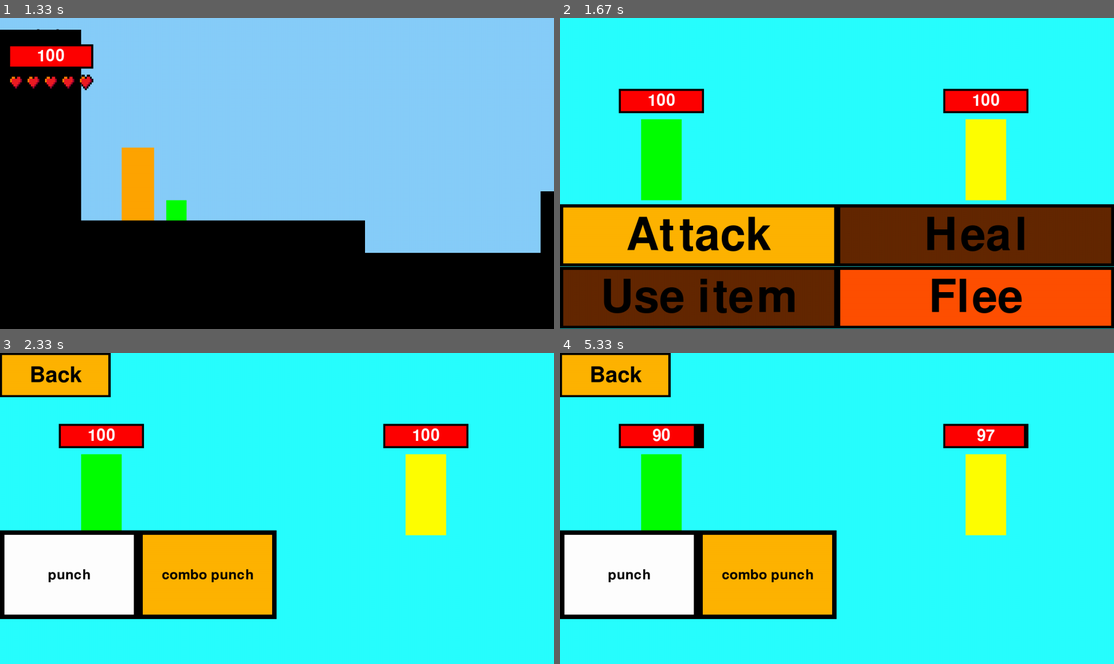
Above: before the commit, frames 1-4 (two rows, left to right).
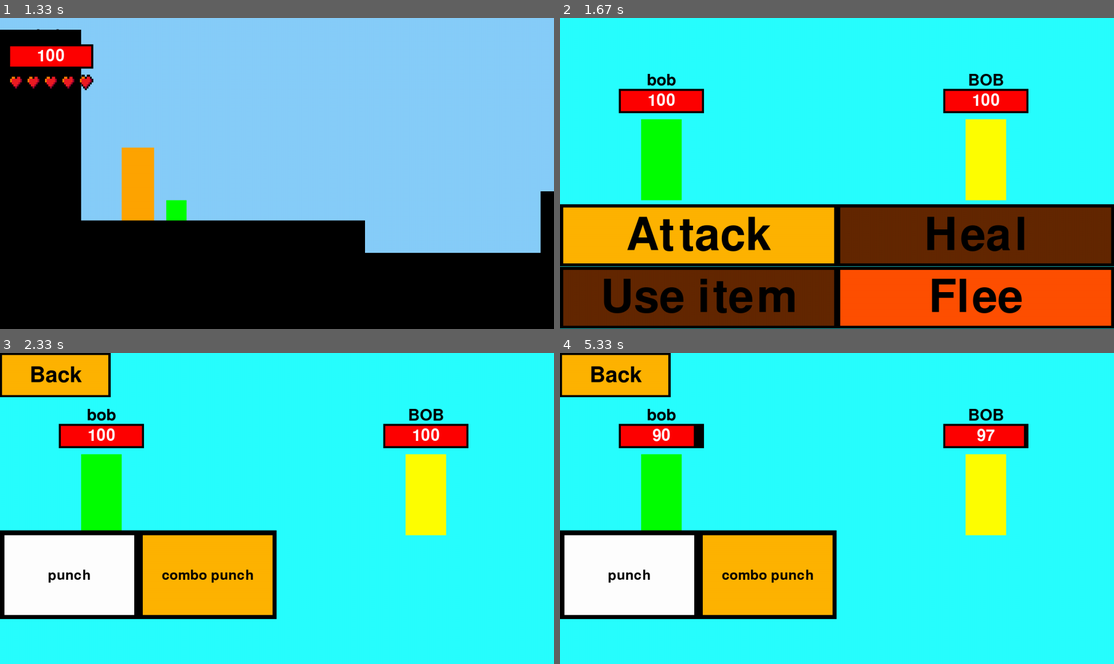
Above: after the commit, the same moments.

Repository: cast-hen/titanic_escape
Game: pygame game, started from main.py
Two runs of this game, one before a commit and one after it. Both use one fixed random seed, a clock stepped at 60 frames per second and the inputs below.
Inputs (mouse positions are in pixels of both pictures, inside the frame that each line leads up to):
- Up to frame 1 (1.33 s): click (277, 173) at 0.38 s; tap Enter at 0.67 s
- Up to frame 2 (1.67 s): hold A from 1.57 s (still down); move the mouse to (692, 269) at 1.6 s
- Up to frame 3 (2.33 s): release A at 2.03 s; click (99, 552) at 2.12 s
- Up to frame 4 (5.33 s): click "combo punch" at 2.45 s; click (792, 489) at 3.98 s; click (637, 583) at 5.12 s

Frame 1 is identical in both runs. In frame 2, 0.3% of the frame differs, in the area x 15-80%, y 17-22%; in frame 3, 0.9%, in the area x 0-80%, y 17-85%; in frame 4, 0.9%.

Commit message:
herschrijven

Diff:
--- a/fighting_functions.py
+++ b/fighting_functions.py
@@ -29,6 +29,15 @@
         # Print de tekst op de kaart
         textPrint(self.description, 20, 'white', (x, y + 150))
         textPrint(self.name, 35, 'white', (x, y - 200))
+
+
+punch = move("punch", "Hits the opponent for 10 damage", "")
+comboPunch = move("combo punch", "Hits the opponent a \n random number of times", "")
+enrage = move("enrage", "Increases your damage on \n the next 3 turns", "")
+poison = move("poison", "poisons your opponent to \n take damage over time", "")
+lifeSteal = move("life steal", "Damages your opponent \n and gives you 30% back \n as health", "")
+block = move("block", "Blocks your opponents \n next attack", "")
+movesList = [punch, comboPunch, enrage, poison, lifeSteal, block]
 
 
 def fight(enemy, player, screen):
@@ -44,25 +53,24 @@
         Draws the fighting scene
         return: none
         """
-        #draws the background
         screen.fill((40, 255, 255))
-        #draws the player and the enemy
+        #Draws the player and the enemy
         pygame.draw.rect(screen, (0, 255, 0), pygame.Rect(200, 250, 100, 200))
         pygame.draw.rect(screen, enemy.colour, pygame.Rect(1000, 250, 100, 200))
-        #draws the healthbars
+        #Draws the healthbars
         pygame.draw.rect(screen, (0, 0, 0), pygame.Rect(145, 175, 210, 60))
         pygame.draw.rect(screen, (0, 0, 0), pygame.Rect(945, 175, 210, 60))
         pygame.draw.rect(screen, (255, 0, 0), pygame.Rect(150, 180, 200 * (playerCurrentHealth / player.maxHitpoints), 50))
         pygame.draw.rect(screen, (255, 0, 0), pygame.Rect(950, 180, 200 * (enemyCurrentHealth / enemy.hitpoints), 50))
-        healthFont = pygame.font.Font("freesansbold.ttf", 40)
-        healthTextPlayer = healthFont.render(str(playerCurrentHealth), True, (255, 255, 255))
-        healthTextEnemy = healthFont.render(str(enemyCurrentHealth), True, (255, 255, 255))
-        healthTextPlayerRect = healthTextPlayer.get_rect()
-        healthTextEnemyRect = healthTextEnemy.get_rect()
-        healthTextPlayerRect.center = (250, 205)
-        healthTextEnemyRect.center = (1050, 205)
-        screen.blit(healthTextPlayer, healthTextPlayerRect)
-        screen.blit(healthTextEnemy, healthTextEnemyRect)
+        #The health numbers and names
+        textPrint(str(playerCurrentHealth), 40, 'white', (250, 205))
+        textPrint(str(enemyCurrentHealth), 40, 'white', (1050, 205))
+        textPrint(player.name, 40, 'black', (250, 155))
+        textPrint(enemy.name, 40, 'black', (1050, 155))
+
+        pygame.display.update()
+
+
     def scrollText(text, colour, location, size, scrollTime):
         """
         Scrolls a given text across the screen for a given time
@@ -70,7 +78,7 @@
         colour: the colour of the text as 3 integers
         location: the location of the text as a string with 2 options: "player" or "enemy"
         size: "the size of the text as an integer"
-        scrollTime: the ammount of time the text will scroll for as an integer
+        scrollTime: the amount of time the text will scroll for as an integer
         return: none
         """
         #sets the text to be scrolled
@@ -89,7 +97,8 @@
             time.sleep(0.01)
         #resets the screen
         draw_scene()
-        pygame.display.update()
+
+
     def blocked(location):
         """
         Function to show an attack has been blocked
@@ -187,9 +196,9 @@
                     for i in range(0, 4):
                         if (page * 4) + i < len(player.moveset):
                             if  player.moveset[page * 4 + i].name == "block" and playerBlocks == 0:
-                                moveButton = button(int((width / 4) * i), int((height / 7) * 4), int(width / 4), int((height / 7) * 2), (100, 40, 0), (100, 40, 0), player.moveset[(page * 4) + i].name, (0, 0, 0), width // 40,(0, 0, 0))
+                                moveButton = button(width / 4 * i, height / 7 * 4, width / 4, height / 7 * 2, (100, 40, 0), (100, 40, 0), player.moveset[(page * 4) + i].name, (0, 0, 0), width // 40,(0, 0, 0))
                             else:
-                                moveButton = button(int((width / 4) * i), int((height / 7) * 4), int(width / 4), int((height / 7) * 2), (255, 180, 0), (255, 255, 255), player.moveset[(page * 4) + i].name, (0, 0, 0), width // 40, (0, 0, 0))
+                                moveButton = button(width / 4 * i, height / 7 * 4, width / 4, height / 7 * 2, (255, 180, 0), (255, 255, 255), player.moveset[(page * 4) + i].name, (0, 0, 0), width // 40, (0, 0, 0))
                             if button.check(moveButton, mouseDown, screen) and not(player.moveset[page * 4 + i].name == "block" and playerBlocks == 0):
                                 move = player.moveset[page * 4 + i].name
                                 done = True
@@ -282,7 +291,7 @@
                 pygame.Surface.set_alpha(dimSurface, 150)
                 pygame.Surface.blit(screen, dimSurface)
 
-                pygame.draw.rect(screen, (255, 180, 0), [int(width / 3), int(height / 3), int(width / 3), int(height / 3)])
+                pygame.draw.rect(screen, (255, 180, 0), [width / 3, height / 3, width / 3, height / 3])
                 textPrint("Are you sure you want to leave?", width // 50, 'black', (width / 2, (height / 12) * 5))
                 confirmButton = button(width / 3, height / 2, width / 6, height / 6, (255, 80, 0), (255, 255, 255), "confirm", (0, 0, 0), width // 30,  (0, 0, 0))
                 cancelButton = button(width / 2, height / 2, width / 6, height / 6, (255, 80, 0),(255, 255, 255), "cancel", (0, 0, 0), width // 30, (0, 0, 0))
@@ -414,7 +423,7 @@
                 enrageTurnsLeftEnemy -= 1
                 if enrageTurnsLeftEnemy == 0:
                     damageMultiplierEnemy /= 1.5
-            #damages the player and removes a turn if theyre poisoned
+            #damages the player and removes a turn if they're poisoned
             if poisonTurnsLeftPlayer > 0 and playerCurrentHealth > 0:
                 time.sleep(0.5)
                 damage = int(1 / enemyCurrentHealth / enemy.hitpoints + 4)
--- a/main.py
+++ b/main.py
@@ -6,20 +6,13 @@
 import pygame
 import time
 
+pygame.init()
 screen = pygame.display.set_mode((1366, 768), pygame.FULLSCREEN)
 WIDTH, HEIGHT = pygame.display.get_window_size()
 running = True
-pygame.init()
-punch = move("punch", "Hits the opponent for 10 damage", "")
-comboPunch = move("combo punch", "Hits the opponent a \n random number of times", "")
-enrage = move("enrage", "Increases your damage on \n the next 3 turns", "")
-poison = move("poison", "poisons your opponent to \n take damage over time", "")
-lifeSteal = move("life steal", "Damages your opponent \n and gives you 30% back \n as health", "")
-block = move("block", "Blocks your opponents \n next attack", "")
-movesList = [punch, comboPunch, enrage, poison, lifeSteal, block]
+state = "Menu"
+
 player = character("bob", 5, (0, 255, 0), 100, 100, [punch, comboPunch], [], 5)
-
-state = "Menu"
 
 
 while running:
@@ -27,12 +20,9 @@
         screen.fill('black')
         player.lives, player.hitpoints, items = (5, 100, [])
         state, player.name = menu(player.name)
-    for event in pygame.event.get():
-        if event.type == pygame.QUIT:
-            running = False
 
     # Hoofd code:
-    if state == "begin":
+    elif state == "begin":
         state = parkour(player)
         if type(state) == enemy:
             encounter = state
@@ -51,10 +41,12 @@
                     state = nieuweAanval
             else:
                 state = result
-    if state == "quit":
+
+    elif state == "quit":
         running = False
 
-
-    pygame.display.update()
+    for event in pygame.event.get():
+        if event.type == pygame.QUIT:
+            running = False
 
 pygame.quit()
--- a/parkour_functies.py
+++ b/parkour_functies.py
@@ -7,8 +7,6 @@
 gravity = 0.6
 screen = pygame.display.set_mode((1366, 768), pygame.FULLSCREEN)
 WIDTH, HEIGHT = pygame.display.get_window_size()
-
-
 
 
 class Objects:
@@ -118,12 +116,130 @@
                 self.randomNumber = random.randint(-self.Randomness, self.Randomness)
                 pos = (self.StartPos[0]  + self.randomNumber, self.StartPos[1])
 
-
-
         TargetPos = pos[0] + self.Direction[0], pos[1] + self.Direction[1]
-
         return TargetPos
 
+
+#All objects
+playerObject = Objects(-90 , 450, 50, 50, 'green', 2, 0, 0, [1], "Player")
+cube1 = Objects(-500, 500, 900, 1500, 'black', 1, 0, 0, [1], "Collider")
+cube2 = Objects(400, 580, 570, 950, 'black', 1, 0, 0, [1], "Collider")
+cube3 = Objects(833, 428, 600, 2430, 'black', 1, 0, 0, [1], "Collider")
+cube10 = Objects(-200, 320, 80, 180, 'orange', 1, 0, 0, [1], enemy("BOB", (255, 255, 0), 100, ["punch"], 0))
+
+cube5 = Objects(461, 581, 412, 500, 'black', 1, 0, 0, [2], "Collider")
+cube7 = Objects(-700, 428, 887, 500, 'black', 1, 0, 0, [2], "Collider")
+cube8 = Objects(1109, 481, 350, 500, 'black', 1, 0, 0, [2], "Collider")
+cube6 = Objects(700, 300, 131, 58, 'black', 1, 0, 0, [2], "Collider")
+cube4 = Objects(344, 100, 213, 15, 'black', 1, 0, 0, [2], "Collider")
+
+cube9 = Objects(564, 116, 3500, 2000, 'black', 1, 0, 0, [4], "Collider")
+cube11 = Objects(-500, 530, 576, 500, 'black', 1, 0, 0, [4], "Collider")
+cube12 = Objects(365, 420, 313, 500, 'black', 1, 0, 0, [4], "Collider")
+cube13 = Objects(365, 430, 313, 54, 'black', 1, 0, 0, [4], "Collider")
+cube14 = Objects(22, 200, 150, 54, 'black', 1, 0, 0, [4], "Collider")
+cube15 = Objects(-417, 93, 150, 20, 'black', 1, 0, 0, [4], "Collider")
+
+cube16 = Objects(-550, 29, 250, 571, 'black', 1, 0, 0, [1], "Collider")
+
+cube17  = Objects(-500, 130, 218, 1000, 'black', 1, 0, 0, [5], "Collider")
+cube18 =  Objects(-326, 400, 284, 500, 'black', 1, 0, 0, [5], "Collider")
+cube19 =  Objects(69, 200, 1000, 30, 'black', 1, 0, 0, [5], "Collider")
+cube20 =  Objects(430, 467, 70, 500, 'black', 1, 0, 0, [5], "Collider")
+cube21 =  Objects(70, 630, 70, 500, 'black', 1, 0, 0, [5], "Collider")
+cube22 = Objects(850, 620, 110, 500, 'black', 1, 0, 0, [5], "Collider")
+cube23 = Objects(1223, 400, 200, 500, 'black', 1, 0, 0, [5], "Collider")
+
+cube24 = Objects(-500, 410, 200, 700, 'black', 1, 0, 0, [6], "Collider")
+cube25 = Objects(-27, 544, 150, 300, 'black', 1, 0, 0, [6], "Collider")
+cube26 = Objects(425, 431, 150, 400, 'black', 1, 0, 0, [6], "Collider")
+cube27 = Objects(828, 250, 150, 800, 'black', 1, 0, 0, [6], "Collider")
+cube28 = Objects(1200, 380, 200, 500, 'black', 1, 0, 0, [6], "Collider")
+
+cube29 = Objects(-500, 415, 300, 500, 'black', 1, 0, 0, [7], "Collider")
+cube30 = Objects(35, 650, 830, 300, 'black', 1, 0, 0, [7], "Collider")
+cube31 = Objects(1100, 430, 300, 500, 'black', 1, 0, 0, [7], "Collider")
+
+cube32 = Objects(-500, 435, 300, 500, 'black', 1, 0, 0, [8], "Collider")
+cube33 = Objects(-206, 525, 540, 400, 'black', 1, 0, 0, [8], "Collider")
+cube34 = Objects(250, 630, 1500, 300, 'black', 1, 0, 0, [8], "Collider")
+cube35 = Objects(1150, 0, 400, 440, 'black', 1, 0, 0, [8], "Collider")
+
+cube36 = Objects(-500, 635, 2500, 445, 'black', 1, 0, 0, [10], "Collider")
+cube37 = Objects(-200, 530, 470, 180, 'black', 1, 0, 0, [10], "Collider")
+cube38 = Objects(125, 365, 525, 325, 'black', 1, 0, 0, [10], "Collider")
+cube39 = Objects(625, 500, 430, 250, 'black', 1, 0, 0, [10], "Collider")
+cube40 = Objects(1025, 280, 400, 475, 'black', 1, 0, 0, [10], "Collider")
+
+cube41 = Objects(460, 0, 60, 60, 'red', 1, 0, 0, [10], MoveObject((460, -100), (460, 2000), 0.5, 10, False, 100))
+cube42 = Objects(1050, 600, 60, 60, 'red', 1, 0, 0, [10], MoveObject((1050, -100), (1050, 2000), 0.4, 10, False, 100))
+cube43 = Objects(150, 300, 60, 60, 'red', 1, 0, 0, [10], MoveObject((150, -100), (150, 2000), 0.6, 10, False, 100))
+
+cube44 = Objects(-500, 285, 400, 600, 'black', 1, 0, 0, [11], "Collider")
+cube45 = Objects(216, 400, 475, 370, 'black', 1, 0, 0, [11], "Collider")
+cube48 = Objects(1050, 500, 350, 300, 'black', 1, 0, 0, [11], "Collider")
+
+cube46 = Objects(0, -100, 60, 60, 'red', 1, 0, 0, [11], MoveObject((0, -100), (0, 2000), 1, 10, False, 0))
+cube47 = Objects(50, -250, 60, 60, 'red', 1, 0, 0, [11], MoveObject((50, -100), (50, 2000), 1, 10, False, 0))
+cube49 = Objects(790, -100, 150, 150, 'red', 1, 0, 0, [11], MoveObject((790, -100), (790, 2000), 0.8, 10, False, 0))
+cube50 = Objects(800, 1000, 150, 150, 'red', 1, 0, 0, [11], MoveObject((790, -100), (790, 2000), 0.8, 10, False, 0))
+
+cube51 = Objects(-500, 505, 350, 300, 'black', 1, 0, 0, [12], "Collider")
+cube52 = Objects(-160, 575, 600, 250, 'black', 1, 0, 0, [12], "Collider")
+cube53 = Objects(285, 480, 540, 290, 'black', 1, 0, 0, [12], "Collider")
+cube54 = Objects(335, 0, 150, 350, 'black', 1, 0, 0, [12, 13], "Collider")
+cube55 = Objects(810, 520, 560, 250, 'black', 1, 0, 0, [12], "Collider")
+
+cube56 = Objects(-100, 1000, 50, 50, 'red', 1, 0, 0, [12, 13], MoveObject((-100, -100), (-100, 2000), 0.63, 10, False, 200))
+cube57 = Objects(-100, 1000, 50, 50, 'red', 1, 0, 0, [12, 13], MoveObject((-100, -100), (-100, 2000), 0.73, 10, False, 200))
+cube58 = Objects(-100, 1000, 50, 50, 'red', 1, 0, 0, [12, 13], MoveObject((-100, -100), (-100, 2000), 0.5, 10, False, 200))
+cube59 = Objects(900, 1000, 50, 50, 'red', 1, 0, 0, [12, 13], MoveObject((900, -100), (900, 2000), 0.8, 10, False, 400))
+cube60 = Objects(900, 1000, 50, 50, 'red', 1, 0, 0, [12, 13], MoveObject((900, -100), (900, 2000), 0.75, 10, False, 400))
+cube61 = Objects(900, 1000, 50, 50, 'red', 1, 0, 0, [12, 13], MoveObject((900, -100), (900, 2000), 0.7, 10, False, 400))
+cube62 = Objects(900, 1000, 50, 50, 'red', 1, 0, 0, [12, 13], MoveObject((900, -100), (900, 2000), 0.55, 10, False, 400))
+cube63 = Objects(900, 1000, 50, 50, 'red', 1, 0, 0, [12, 13], MoveObject((900, -100), (900, 2000), 0.65, 10, False, 400))
+
+cube64 = Objects(-500, 525, 250, 300, 'black', 1, 0, 0, [13], "Collider")
+cube65 = Objects(285, 480, 320, 380, 'black', 1, 0, 0, [13], "Collider")
+cube66 = Objects(-50, 360, 150, 500, 'black', 1, 0, 0, [13], "Collider")
+cube67 = Objects(910, 380, 500, 400, 'black', 1, 0, 0, [13], "Collider")
+
+cube68 = Objects(-500, 385, 500, 400, 'black', 1, 0, 0, [14], "Collider")
+cube69 = Objects(222, 450, 130, 30, 'black', 1, 0, 0, [14], "Collider")
+cube70 = Objects(555, 360, 130, 30, 'black', 1, 0, 0, [14], "Collider")
+cube71 = Objects(1165, 650,250 , 500, 'black', 1, 0, 0, [14], "Collider")
+cube72 = Objects(888, 540, 130, 30, 'black', 1, 0, 0, [14], "Collider")
+cube73 = Objects(1165, 0, 250, 350, 'black', 1, 0, 0, [14], "Collider")
+
+cube74 = Objects(227, 1000, 120, 120, 'red', 1, 0, 0, [14], MoveObject((227, -100), (227, 2500), 0.7, 10, False, 0))
+cube75 = Objects(888, 0, 120, 120, 'red', 1, 0, 0, [14], MoveObject((888, -100), (888, 2500), 0.7, 10, False, 0))
+cube76 = Objects(555, 500, 120, 120, 'red', 1, 0, 0, [14], MoveObject((555, -100), (555, 2500), 0.7, 10, False, 0))
+
+cube77 = Objects(-500, 650, 2000, 500, 'black', 1, 0, 0, [15], "Collider")
+cube78 = Objects(-500, 190, 2000, 250, 'black', 1, 0, 0, [15], "Collider")
+cube79 = Objects(-500, 0, 300, 350, 'black', 1, 0, 0, [15], "Collider")
+cube80 = Objects(1100, 0, 300, 350, 'black', 1, 0, 0, [15], "Collider")
+
+cube81 = Objects(400, -500, 50, 50, 'red', 1, 0, 0, [15], MoveObject((400, -100), (400, 190), 4, 10, False, 500))
+cube82 = Objects(400, -500, 50, 50, 'red', 1, 0, 0, [15], MoveObject((400, -100), (400, 190), 4.5, 10, False, 500))
+cube83 = Objects(400, -500, 50, 50, 'red', 1, 0, 0, [15], MoveObject((400, -100), (400, 190), 5.5, 10, False, 500))
+
+# voeg hier nieuwe platformen to zodat ze collision krijgen.
+platforms = [cube1, cube2, cube3, cube4, cube5, cube6, cube7, cube8, cube9, cube10,
+             cube11, cube12, cube13, cube14, cube15, cube16, cube17, cube18, cube19, cube20,
+             cube21, cube22, cube23, cube24, cube25, cube26, cube27, cube28, cube29, cube30,
+             cube31, cube32, cube33, cube34, cube35, cube36, cube37, cube38, cube39, cube40,
+             cube41, cube42, cube43, cube44, cube45, cube46, cube47, cube48, cube49, cube50,
+             cube51, cube52, cube53, cube54, cube55, cube56, cube57, cube58, cube59, cube60,
+             cube61, cube62, cube63, cube64, cube65, cube66, cube67, cube68, cube69, cube70,
+             cube71, cube72, cube73, cube74, cube75, cube76, cube77, cube78, cube79, cube80,
+             cube81, cube82, cube83]
+
+# Other contstants
+clock = pygame.time.Clock()
+fps = 60
+jump_height = -25
+speed = 11
 
 def parkour(player):
     """
@@ -131,11 +247,6 @@
     :param player: The active player
     :return: the new state or the enemy that is encountered
     """
-    clock = pygame.time.Clock()
-    fps = 60
-    gravity = 0.6
-    jump_height = -25
-    speed = 11
     running = True
     scene = 1
     mouseDown = False
@@ -144,120 +255,6 @@
     pos1 = (0, 0)
     CollisionGlitch = True
     InvisibilityFrames = 0
-
-    playerObject = Objects(-90 , 450, 50, 50, 'green', 2, 0, 0, [1], "Player")
-    cube1 = Objects(-500, 500, 900, 1500, 'black', 1, 0, 0, [1], "Collider")
-    cube2 = Objects(400, 580, 570, 950, 'black', 1, 0, 0, [1], "Collider")
-    cube3 = Objects(833, 428, 600, 2430, 'black', 1, 0, 0, [1], "Collider")
-    cube10 = Objects(-200, 320, 80, 180, 'orange', 1, 0, 0, [1], enemy("BOB", (255, 255, 0), 100, ["punch"], 0))
-
-    cube5 = Objects(461, 581, 412, 500, 'black', 1, 0, 0, [2], "Collider")
-    cube7 = Objects(-700, 428, 887, 500, 'black', 1, 0, 0, [2], "Collider")
-    cube8 = Objects(1109, 481, 350, 500, 'black', 1, 0, 0, [2], "Collider")
-    cube6 = Objects(700, 300, 131, 58, 'black', 1, 0, 0, [2], "Collider")
-    cube4 = Objects(344, 100, 213, 15, 'black', 1, 0, 0, [2], "Collider")
-
-    cube9 = Objects(564, 116, 3500, 2000, 'black', 1, 0, 0, [4], "Collider")
-    cube11 = Objects(-500, 530, 576, 500, 'black', 1, 0, 0, [4], "Collider")
-    cube12 = Objects(365, 420, 313, 500, 'black', 1, 0, 0, [4], "Collider")
-    cube13 = Objects(365, 430, 313, 54, 'black', 1, 0, 0, [4], "Collider")
-    cube14 = Objects(22, 200, 150, 54, 'black', 1, 0, 0, [4], "Collider")
-    cube15 = Objects(-417, 93, 150, 20, 'black', 1, 0, 0, [4], "Collider")
-
-    cube16 = Objects(-550, 29, 250, 571, 'black', 1, 0, 0, [1], "Collider")
-
-    cube17  = Objects(-500, 130, 218, 1000, 'black', 1, 0, 0, [5], "Collider")
-    cube18 =  Objects(-326, 400, 284, 500, 'black', 1, 0, 0, [5], "Collider")
-    cube19 =  Objects(69, 200, 1000, 30, 'black', 1, 0, 0, [5], "Collider")
-    cube20 =  Objects(430, 467, 70, 500, 'black', 1, 0, 0, [5], "Collider")
-    cube21 =  Objects(70, 630, 70, 500, 'black', 1, 0, 0, [5], "Collider")
-    cube22 = Objects(850, 620, 110, 500, 'black', 1, 0, 0, [5], "Collider")
-    cube23 = Objects(1223, 400, 200, 500, 'black', 1, 0, 0, [5], "Collider")
-
-    cube24 = Objects(-500, 410, 200, 700, 'black', 1, 0, 0, [6], "Collider")
-    cube25 = Objects(-27, 544, 150, 300, 'black', 1, 0, 0, [6], "Collider")
-    cube26 = Objects(425, 431, 150, 400, 'black', 1, 0, 0, [6], "Collider")
-    cube27 = Objects(828, 250, 150, 800, 'black', 1, 0, 0, [6], "Collider")
-    cube28 = Objects(1200, 380, 200, 500, 'black', 1, 0, 0, [6], "Collider")
-
-    cube29 = Objects(-500, 415, 300, 500, 'black', 1, 0, 0, [7], "Collider")
-    cube30 = Objects(35, 650, 830, 300, 'black', 1, 0, 0, [7], "Collider")
-    cube31 = Objects(1100, 430, 300, 500, 'black', 1, 0, 0, [7], "Collider")
-
-    cube32 = Objects(-500, 435, 300, 500, 'black', 1, 0, 0, [8], "Collider")
-    cube33 = Objects(-206, 525, 540, 400, 'black', 1, 0, 0, [8], "Collider")
-    cube34 = Objects(250, 630, 1500, 300, 'black', 1, 0, 0, [8], "Collider")
-    cube35 = Objects(1150, 0, 400, 440, 'black', 1, 0, 0, [8], "Collider")
-
-    cube36 = Objects(-500, 635, 2500, 445, 'black', 1, 0, 0, [10], "Collider")
-    cube37 = Objects(-200, 530, 470, 180, 'black', 1, 0, 0, [10], "Collider")
-    cube38 = Objects(125, 365, 525, 325, 'black', 1, 0, 0, [10], "Collider")
-    cube39 = Objects(625, 500, 430, 250, 'black', 1, 0, 0, [10], "Collider")
-    cube40 = Objects(1025, 280, 400, 475, 'black', 1, 0, 0, [10], "Collider")
-
-    cube41 = Objects(460, 0, 60, 60, 'red', 1, 0, 0, [10], MoveObject((460, -100), (460, 2000), 0.5, 10, False, 100))
-    cube42 = Objects(1050, 600, 60, 60, 'red', 1, 0, 0, [10], MoveObject((1050, -100), (1050, 2000), 0.4, 10, False, 100))
-    cube43 = Objects(150, 300, 60, 60, 'red', 1, 0, 0, [10], MoveObject((150, -100), (150, 2000), 0.6, 10, False, 100))
-
-    cube44 = Objects(-500, 285, 400, 600, 'black', 1, 0, 0, [11], "Collider")
-    cube45 = Objects(216, 400, 475, 370, 'black', 1, 0, 0, [11], "Collider")
-    cube48 = Objects(1050, 500, 350, 300, 'black', 1, 0, 0, [11], "Collider")
-
-    cube46 = Objects(0, -100, 60, 60, 'red', 1, 0, 0, [11], MoveObject((0, -100), (0, 2000), 1, 10, False, 0))
-    cube47 = Objects(50, -250, 60, 60, 'red', 1, 0, 0, [11], MoveObject((50, -100), (50, 2000), 1, 10, False, 0))
-    cube49 = Objects(790, -100, 150, 150, 'red', 1, 0, 0, [11], MoveObject((790, -100), (790, 2000), 0.8, 10, False, 0))
-    cube50 = Objects(800, 1000, 150, 150, 'red', 1, 0, 0, [11], MoveObject((790, -100), (790, 2000), 0.8, 10, False, 0))
-
-    cube51 = Objects(-500, 505, 350, 300, 'black', 1, 0, 0, [12], "Collider")
-    cube52 = Objects(-160, 575, 600, 250, 'black', 1, 0, 0, [12], "Collider")
-    cube53 = Objects(285, 480, 540, 290, 'black', 1, 0, 0, [12], "Collider")
-    cube54 = Objects(335, 0, 150, 350, 'black', 1, 0, 0, [12, 13], "Collider")
-    cube55 = Objects(810, 520, 560, 250, 'black', 1, 0, 0, [12], "Collider")
-
-    cube56 = Objects(-100, 1000, 50, 50, 'red', 1, 0, 0, [12, 13], MoveObject((-100, -100), (-100, 2000), 0.63, 10, False, 200))
-    cube57 = Objects(-100, 1000, 50, 50, 'red', 1, 0, 0, [12, 13], MoveObject((-100, -100), (-100, 2000), 0.73, 10, False, 200))
-    cube58 = Objects(-100, 1000, 50, 50, 'red', 1, 0, 0, [12, 13], MoveObject((-100, -100), (-100, 2000), 0.5, 10, False, 200))
-    cube59 = Objects(900, 1000, 50, 50, 'red', 1, 0, 0, [12, 13], MoveObject((900, -100), (900, 2000), 0.8, 10, False, 400))
-    cube60 = Objects(900, 1000, 50, 50, 'red', 1, 0, 0, [12, 13], MoveObject((900, -100), (900, 2000), 0.75, 10, False, 400))
-    cube61 = Objects(900, 1000, 50, 50, 'red', 1, 0, 0, [12, 13], MoveObject((900, -100), (900, 2000), 0.7, 10, False, 400))
-    cube62 = Objects(900, 1000, 50, 50, 'red', 1, 0, 0, [12, 13], MoveObject((900, -100), (900, 2000), 0.55, 10, False, 400))
-    cube63 = Objects(900, 1000, 50, 50, 'red', 1, 0, 0, [12, 13], MoveObject((900, -100), (900, 2000), 0.65, 10, False, 400))
-
-    cube64 = Objects(-500, 525, 250, 300, 'black', 1, 0, 0, [13], "Collider")
-    cube65 = Objects(285, 480, 320, 380, 'black', 1, 0, 0, [13], "Collider")
-    cube66 = Objects(-50, 360, 150, 500, 'black', 1, 0, 0, [13], "Collider")
-    cube67 = Objects(910, 380, 500, 400, 'black', 1, 0, 0, [13], "Collider")
-
-    cube68 = Objects(-500, 385, 500, 400, 'black', 1, 0, 0, [14], "Collider")
-    cube69 = Objects(222, 450, 130, 30, 'black', 1, 0, 0, [14], "Collider")
-    cube70 = Objects(555, 360, 130, 30, 'black', 1, 0, 0, [14], "Collider")
-    cube71 = Objects(1165, 650,250 , 500, 'black', 1, 0, 0, [14], "Collider")
-    cube72 = Objects(888, 540, 130, 30, 'black', 1, 0, 0, [14], "Collider")
-    cube73 = Objects(1165, 0, 250, 350, 'black', 1, 0, 0, [14], "Collider")
-
-    cube74 = Objects(227, 1000, 120, 120, 'red', 1, 0, 0, [14], MoveObject((227, -100), (227, 2500), 0.7, 10, False, 0))
-    cube75 = Objects(888, 0, 120, 120, 'red', 1, 0, 0, [14], MoveObject((888, -100), (888, 2500), 0.7, 10, False, 0))
-    cube76 = Objects(555, 500, 120, 120, 'red', 1, 0, 0, [14], MoveObject((555, -100), (555, 2500), 0.7, 10, False, 0))
-
-    cube77 = Objects(-500, 650, 2000, 500, 'black', 1, 0, 0, [15], "Collider")
-    cube78 = Objects(-500, 190, 2000, 250, 'black', 1, 0, 0, [15], "Collider")
-    cube79 = Objects(-500, 0, 300, 350, 'black', 1, 0, 0, [15], "Collider")
-    cube80 = Objects(1100, 0, 300, 350, 'black', 1, 0, 0, [15], "Collider")
-
-    cube81 = Objects(400, -500, 50, 50, 'red', 1, 0, 0, [15], MoveObject((400, -100), (400, 190), 4, 10, False, 500))
-    cube82 = Objects(400, -500, 50, 50, 'red', 1, 0, 0, [15], MoveObject((400, -100), (400, 190), 4.5, 10, False, 500))
-    cube83 = Objects(400, -500, 50, 50, 'red', 1, 0, 0, [15], MoveObject((400, -100), (400, 190), 5.5, 10, False, 500))
-
-    # voeg hier nieuwe platformen to zodat ze collision krijgen.
-    platforms = [cube1, cube2, cube3, cube4, cube5, cube6, cube7, cube8, cube9, cube10,
-                 cube11, cube12, cube13, cube14, cube15, cube16, cube17, cube18, cube19, cube20,
-                 cube21, cube22, cube23, cube24, cube25, cube26, cube27, cube28, cube29, cube30,
-                 cube31, cube32, cube33, cube34, cube35, cube36, cube37, cube38, cube39, cube40,
-                 cube41, cube42, cube43, cube44, cube45, cube46, cube47, cube48, cube49, cube50,
-                 cube51, cube52, cube53, cube54, cube55, cube56, cube57, cube58, cube59, cube60,
-                 cube61, cube62, cube63, cube64, cube65, cube66, cube67, cube68, cube69, cube70,
-                 cube71, cube72, cube73, cube74, cube75, cube76, cube77, cube78, cube79, cube80,
-                 cube81, cube82, cube83]
 
     PlayerPos2 = (playerObject.xpos, playerObject.ypos)
     PlayerPos1 = PlayerPos2
